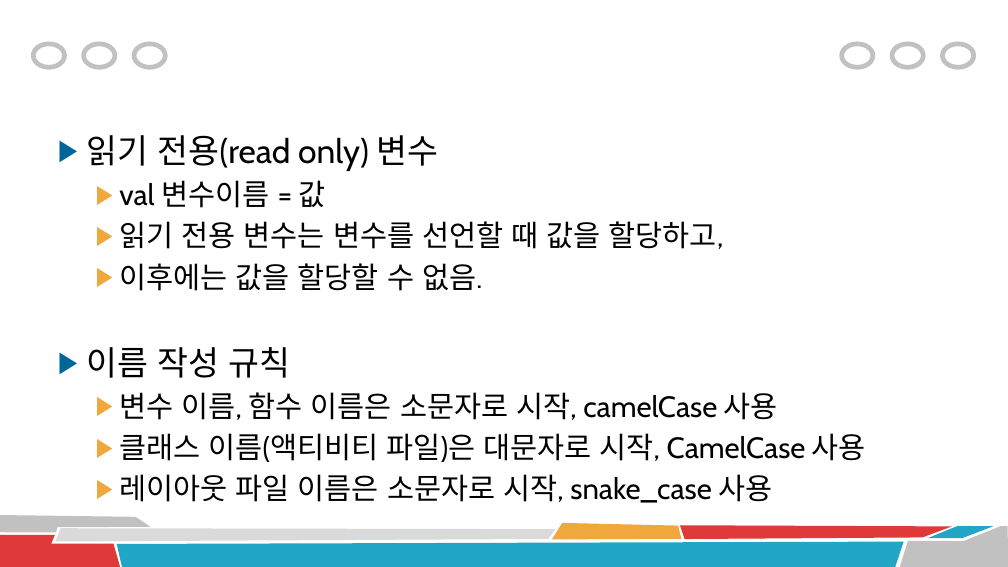
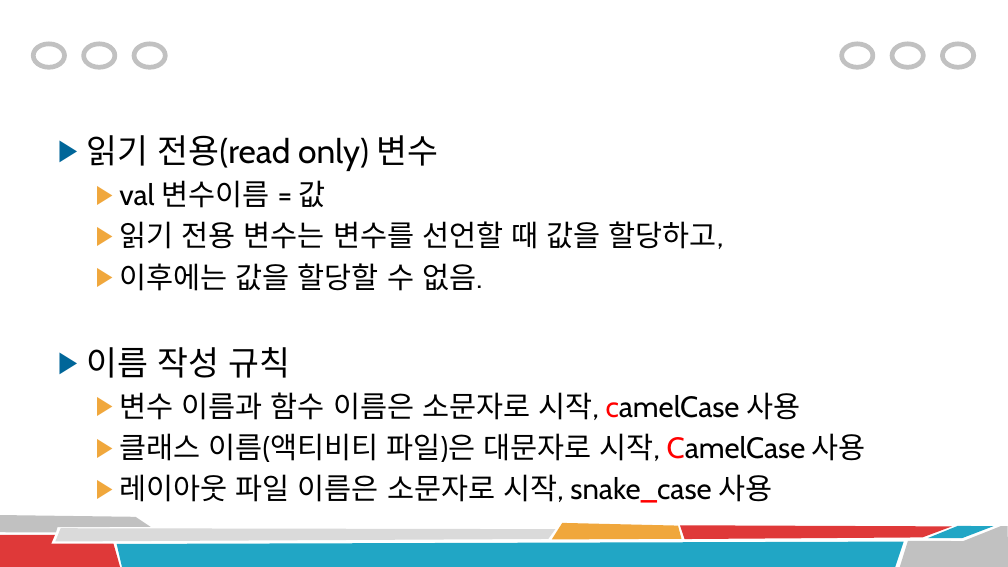
Before and after one commit to rlawnsqja2/and, a slide deck: slide 5 of 03 코틀린 기본 문법.pptx. Drawn at 1008x567 pixels with LibreOffice and Linux fonts; fonts in the diff are those of the drawing. Boxes give left, top, right and bottom in pixels: in the first picture for what was removed or moved away, otherwise in the second. Text is boxed around its words. In the diff, an @@ line names an element or a change of style, - is before the commit and + after.

```diff
--- a/03 코틀린 기본 문법.pptx
+++ b/03 코틀린 기본 문법.pptx
@@ text at bbox=[119, 392, 800, 420]: text changed @@
-  ▶ 변수 이름, 함수 이름은 소문자로 시작, camelCase 사용
+  ▶ 변수 이름과 함수 이름은 소문자로 시작, camelCase 사용
@@ text at bbox=[119, 433, 866, 503]: text colour #000000 to #FF0000 in "CamelCase", "snake_case" @@
```
Also in this commit, not shown: 4 other slides changed, 12 slides added.
